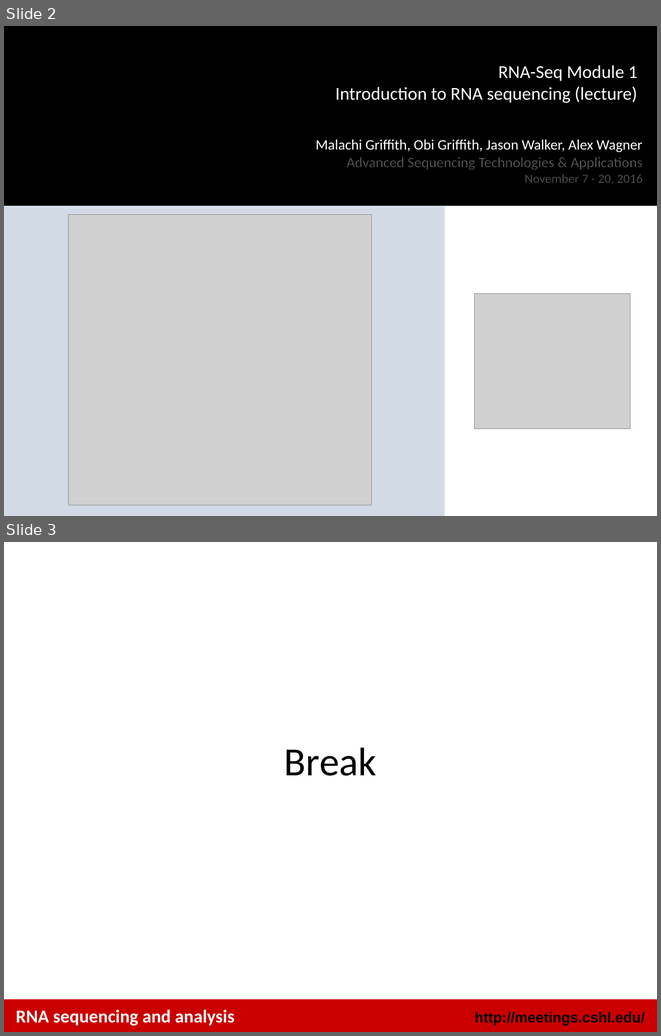
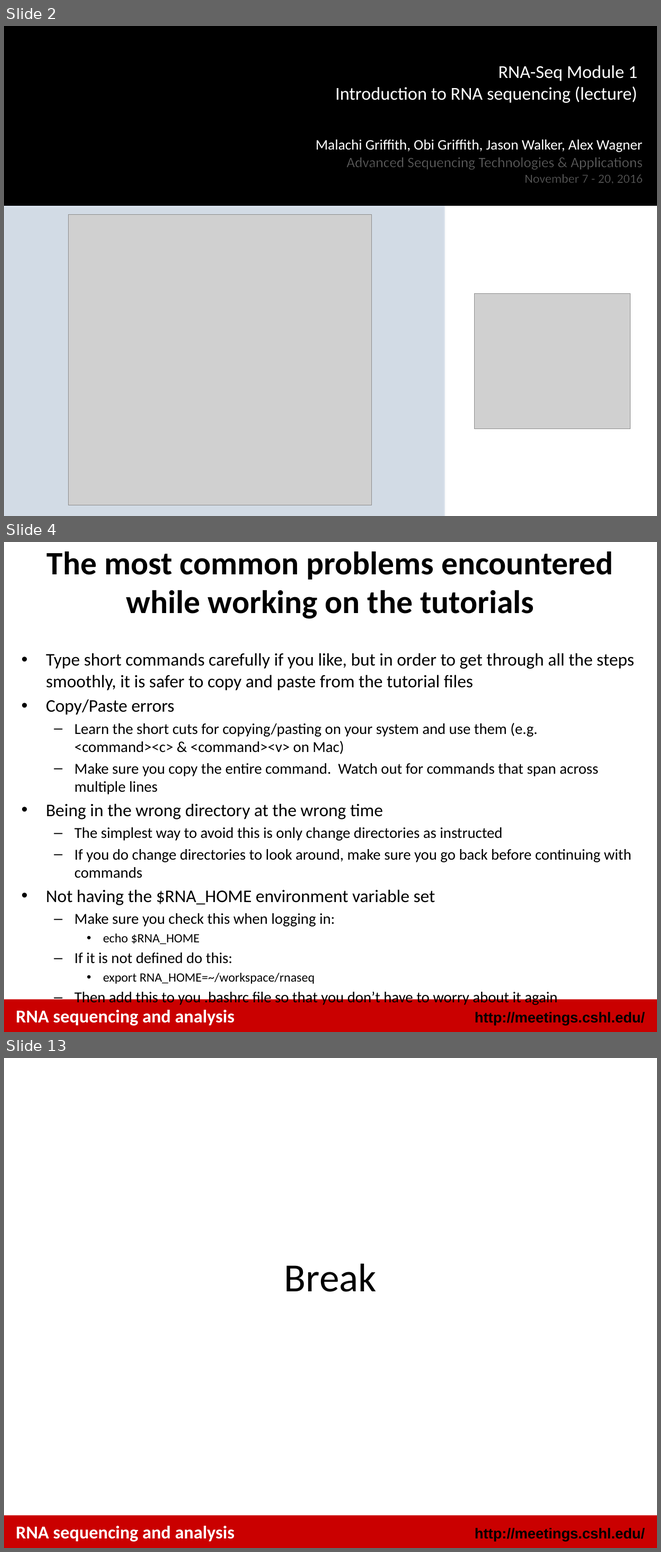
Before and after one commit to griffithlab/rnaseq_tutorial_wiki, a slide deck: LectureFiles/cshl/2016/RNASeq_Module1_Tutorial.pptx. Shown one above the other, each under a label of ours: slides 2 and 3 before the commit, slides 2, 4 and 13 after it; the slides between them are not shown. The pictures are 661x1036 and 661x1552 pixels, drawn with LibreOffice and Linux fonts; fonts in the diff are those of the drawing; grey boxes stand for pictures; background and template pictures are left out. Boxes give left, top, right and bottom in pixels: in the first picture for what was removed or moved away, otherwise in the second. Text is boxed around its words. In the diff, an @@ line names an element or a change of style, - is before the commit and + after.

Commit message:
Adding updated version of module 1 tutorial

```diff
--- a/LectureFiles/cshl/2016/RNASeq_Module1_Tutorial.pptx
+++ b/LectureFiles/cshl/2016/RNASeq_Module1_Tutorial.pptx
@@ slide 4 added at <box>4,542,657,1032</box>, background #FFFFFF; not listed: 2 template elements that a slide beside it also shows @@
@@ title added at <box>47,551,614,619</box>, 36 pt, text #000000, bold @@
+The most common problems encountered while working on the tutorials
@@ text added at <box>46,653,634,1006</box>, 16.8 pt, text #000000 @@
+  • Type short commands carefully if you like, but in order to get through all the steps smoothly, it is safer to copy and paste from the tutorial files
+• Copy/Paste errors
+  – Learn the short cuts for copying/pasting on your system and use them (e.g. <command><c> & <command><v> on Mac)
+  – Make sure you copy the entire command. Watch out for commands that span across multiple lines
+• Being in the wrong directory at the wrong time
+  – The simplest way to avoid this is only change directories as instructed
+  – If you do change directories to look around, make sure you go back before continuing with commands
+• Not having the $RNA_HOME environment variable set
+  – Make sure you check this when logging in:
+    • echo $RNA_HOME
+  – If it is not defined do this:
+    • export RNA_HOME=~/workspace/rnaseq
+  – Then add this to you .bashrc file so that you don’t have to worry about it again
@@ text added at <box>16,1009,235,1025</box>, 20 pt, text #FFFFFF, bold @@
+RNA sequencing and analysis
@@ what was slide 3 is now slide 13 @@
```
Also in this commit, not shown: 9 other slides added, 1 other file.
